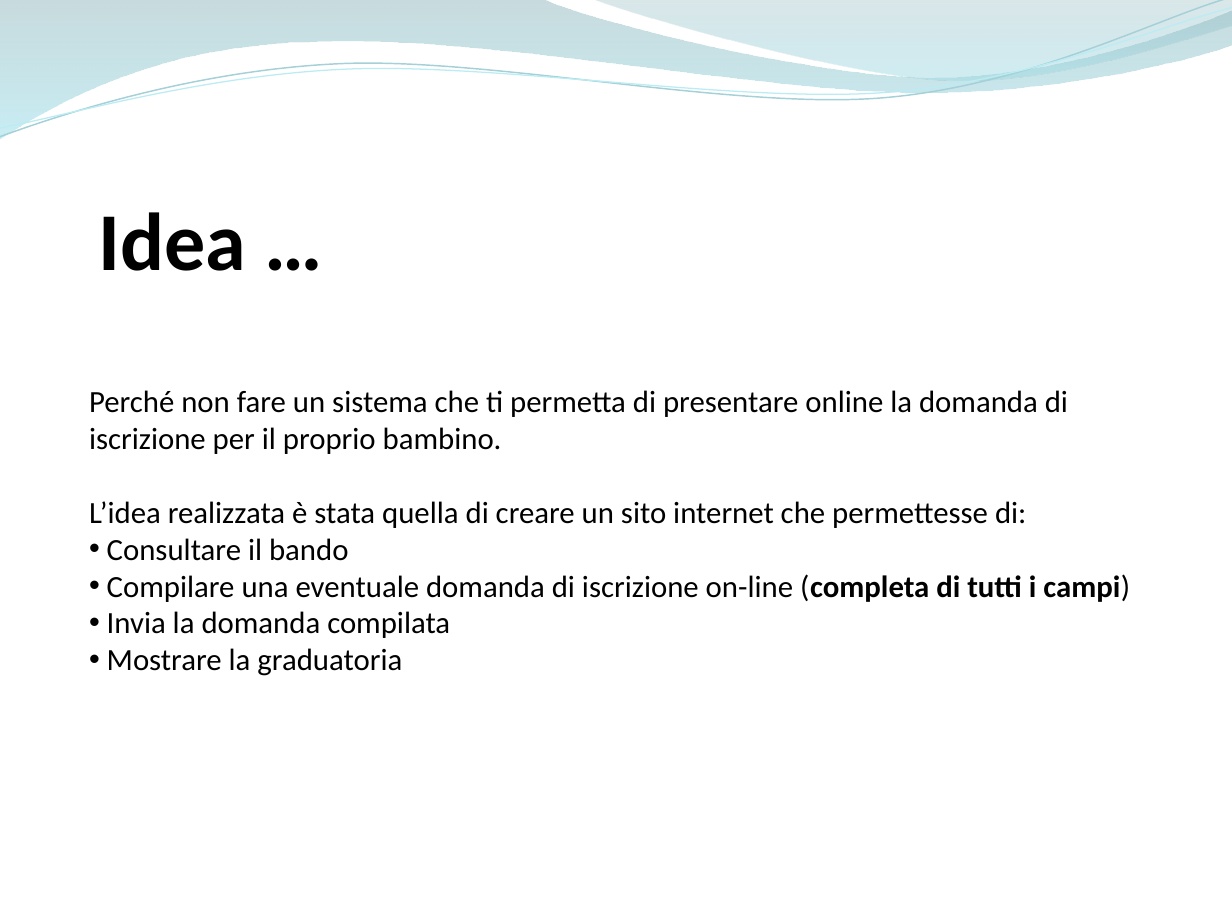
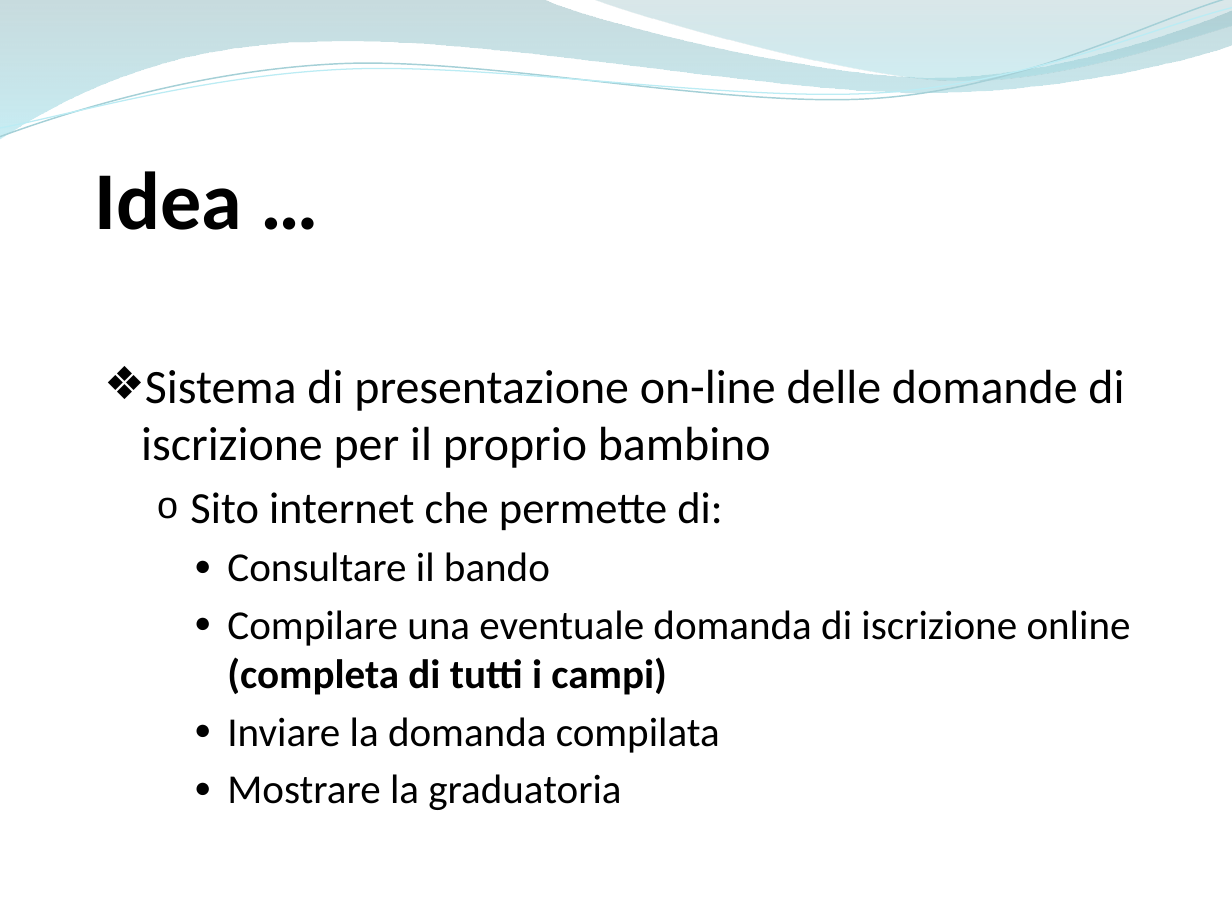
Before and after one commit to ammirate/at-silo, a slide deck: slide 3 of Presentazione/Atsilo1/Barba/Atsilo_A_PresentazioneAntonio Barba.pptx. Drawn at 1232x924 pixels with LibreOffice and Linux fonts; fonts in the diff are those of the drawing. Boxes give left, top, right and bottom in pixels: in the first picture for what was removed or moved away, otherwise in the second. Text is boxed around its words. In the diff, an @@ line names an element or a change of style, - is before the commit and + after.

Commit message:
[WR A] Presentazione completa modificata: parti approvate BARBA e MICCO

```diff
--- a/Presentazione/Atsilo1/Barba/Atsilo_A_PresentazioneAntonio Barba.pptx
+++ b/Presentazione/Atsilo1/Barba/Atsilo_A_PresentazioneAntonio Barba.pptx
@@ text "Idea …": place and size @@
-text "Idea …" at box(99, 212, 247, 271)
+text "Idea …" at box(95, 171, 243, 230)
@@ text "Sistema di presentazione on-line delle ...": place and size @@
-text "Sistema di presentazione on-line delle ..." at box(89, 390, 1130, 676)
+text "Sistema di presentazione on-line delle ..." at box(141, 369, 1131, 810)
@@ text at box(141, 369, 1124, 531): text changed; size 18 to 28 pt @@
-Perché non fare un sistema che ti permetta di presentare online la domanda di iscrizione per il proprio bambino.
-L’idea realizzata è stata quella di creare un sito internet che permettesse di:
+❖ Sistema di presentazione on-line delle domande di iscrizione per il proprio bambino
+  o Sito internet che permette di:
@@ text at box(227, 552, 621, 810): size 18 to 24 pt in "Consultare il bando", "Mostrare la graduatoria"; bullet • to ●; list level 1 to 3 in "Consultare il bando"; list level 1 to 3 in "Mostrare la graduatoria" @@
@@ text at box(227, 610, 1131, 753): text changed; size 18 to 24 pt @@
-• Compilare una eventuale domanda di iscrizione on-line (completa di tutti i campi)
-• Invia la domanda compilata
+    ● Compilare una eventuale domanda di iscrizione online (completa di tutti i campi)
+    ● Inviare la domanda compilata
```
Also in this commit, not shown: 2 other slides changed, 2 other files.
